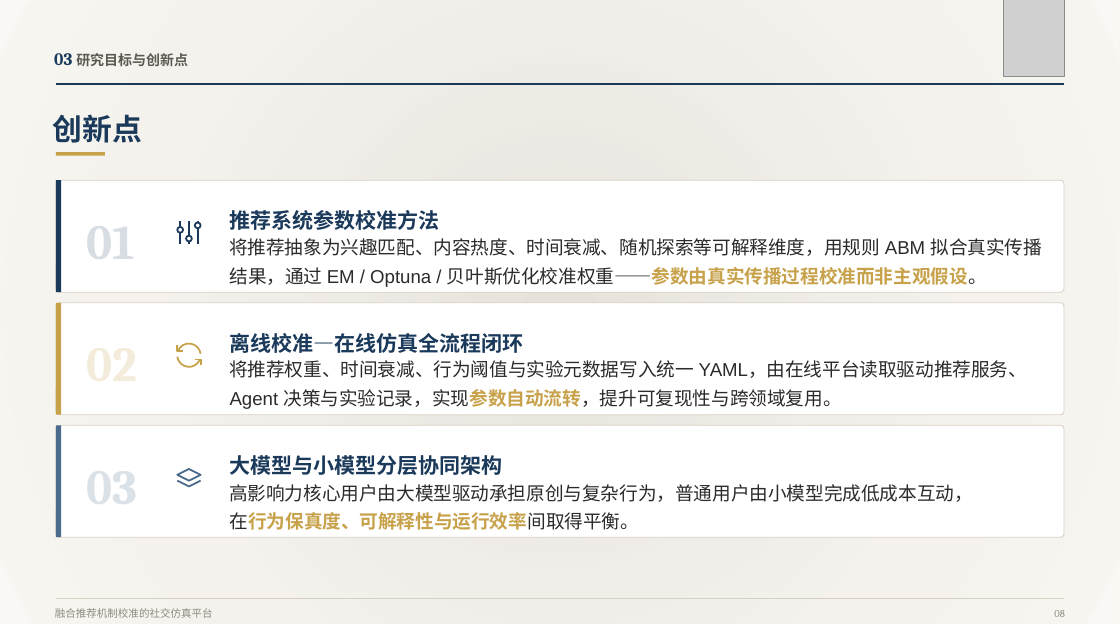
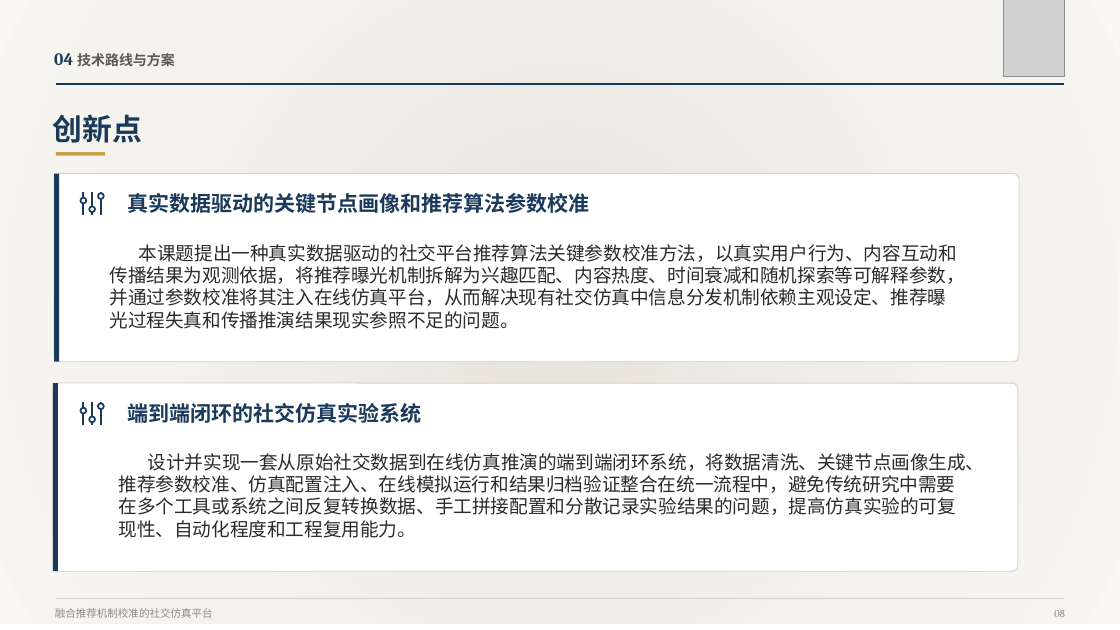
Before and after one commit to zhangyipeng623/moss_web, a slide deck: slide 13 of docs/paper/开题报告/张艺鹏-开题报告汇报PPT.pptx (slide 8 before the commit). Drawn at 1120x630 pixels with LibreOffice and Linux fonts; fonts in the diff are those of the drawing; grey boxes stand for pictures. Boxes give left, top, right and bottom in pixels: in the first picture for what was removed or moved away, otherwise in the second. Text is boxed around its words. In the diff, an @@ line names an element or a change of style, - is before the commit and + after.

```diff
--- a/docs/paper/开题报告/张艺鹏-开题报告汇报PPT.pptx
+++ b/docs/paper/开题报告/张艺鹏-开题报告汇报PPT.pptx
@@ text removed at box(54, 53, 188, 66) @@
-03 研究目标与创新点
@@ text added at box(54, 53, 175, 66), 12 pt, text #5A5A52, bold @@
+04 技术路线与方案
@@ rounded rectangle: place and size @@
-rounded rectangle at box(56, 181, 1065, 292)
+rounded rectangle at box(55, 174, 1020, 362)
@@ rectangle: place and size @@
-rectangle at box(56, 181, 61, 292)
+rectangle at box(55, 174, 60, 362)
@@ 3 freeform shapes: place and size @@
-3 freeform shapes at box(181, 221, 192, 245)
+3 freeform shapes at box(83, 192, 95, 215)
@@ 6 freeform shapes: place and size @@
-6 freeform shapes at box(177, 221, 201, 245)
+6 freeform shapes at box(81, 192, 104, 215)
@@ text at box(128, 193, 590, 213): text changed @@
-推荐系统参数校准方法
+真实数据驱动的关键节点画像和推荐算法参数校准
@@ text at box(110, 244, 965, 329): text changed @@
-结果，通过 EM / Optuna / 贝叶斯优化校准权重——参数由真实传播过程校准而非主观假设。
+本课题提出一种真实数据驱动的社交平台推荐算法关键参数校准方法，以真实用户行为、内容互动和传播结果为观测依据，将推荐曝光机制拆解为兴趣匹配、内容热度、时间衰减和随机探索等可解释参数，并通过参数校准将其注入在线仿真平台，从而解决现有社交仿真中信息分发机制依赖主观设定、推荐曝光过程失真和传播推演结果现实参照不足的问题。
@@ rounded rectangle: place and size @@
-rounded rectangle at box(56, 425, 1065, 537)
+rounded rectangle at box(53, 383, 1018, 571)
@@ rectangle: place and size @@
-rectangle at box(56, 425, 61, 537)
+rectangle at box(53, 383, 58, 571)
@@ rectangle at box(53, 383, 58, 571): fill #4A6B8A to #1B3A5B @@
@@ freeform shape at box(83, 413, 84, 425): outline #C8A24B 1.5 pt to #1B3A5B 1.5 pt @@
@@ freeform shape: place and size @@
-freeform shape at box(177, 343, 201, 354)
+freeform shape at box(83, 413, 84, 425)
@@ freeform shape: place and size @@
-freeform shape at box(177, 357, 201, 368)
+freeform shape at box(89, 417, 95, 423)
@@ freeform shape at box(89, 417, 95, 423): outline #C8A24B 1.5 pt to #1B3A5B 1.5 pt @@
@@ group added at box(81, 402, 985, 538): 7 freeform shapes, 2 texts @@
+端到端闭环的社交仿真实验系统
+设计并实现一套从原始社交数据到在线仿真推演的端到端闭环系统，将数据清洗、关键节点画像生成、推荐参数校准、仿真配置注入、在线模拟运行和结果归档验证整合在统一流程中，避免传统研究中需要在多个工具或系统之间反复转换数据、手工拼接配置和分散记录实验结果的问题，提高仿真实验的可复现性、自动化程度和工程复用能力。
@@ group removed at box(56, 238, 1065, 530): 7 texts, 2 freeform shapes, 1 rounded rectangle, 1 rectangle @@
-将推荐抽象为兴趣匹配、内容热度、时间衰减、随机探索等可解释维度，用规则 ABM 拟合真实传播
-离线校准—在线仿真全流程闭环
-将推荐权重、时间衰减、行为阈值与实验元数据写入统一 YAML，由在线平台读取驱动推荐服务、
-Agent 决策与实验记录，实现参数自动流转，提升可复现性与跨领域复用。
-大模型与小模型分层协同架构
-高影响力核心用户由大模型驱动承担原创与复杂行为，普通用户由小模型完成低成本互动，
-在行为保真度、可解释性与运行效率间取得平衡。
```
Also in this commit, not shown: 8 other slides changed, 4 other files.
